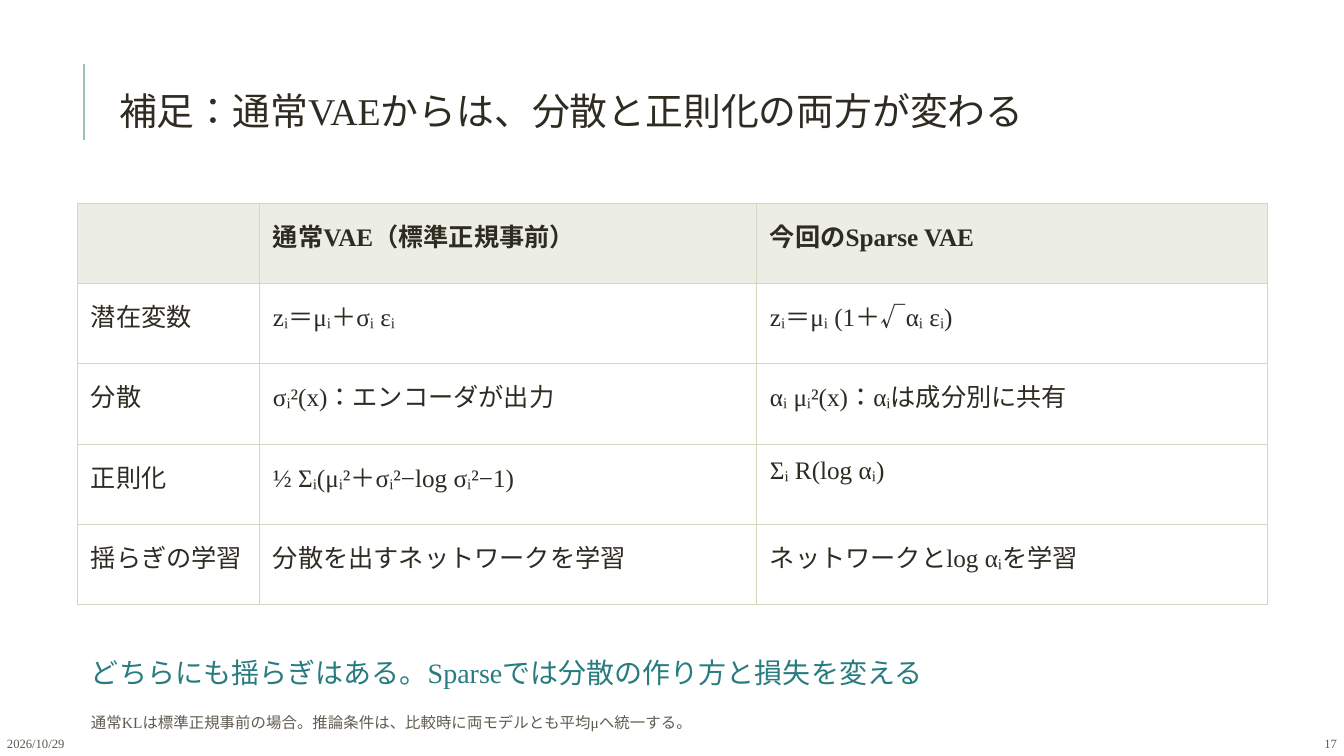
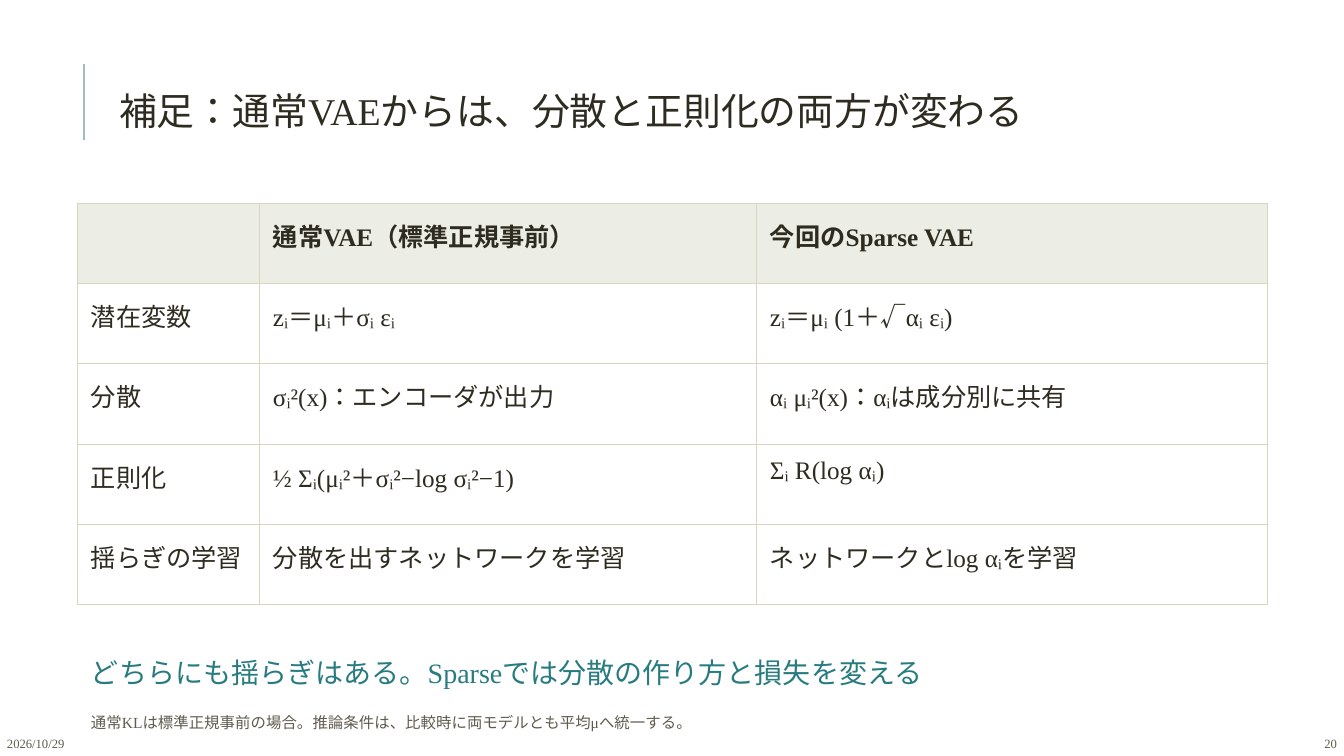
Before and after one commit to tokiyaokoshi/image-anomaly-detection, a slide deck: slide 20 of reports/sparse_vae_theory/Sparse_VAE_理論説明.pptx (slide 17 before the commit). Drawn at 1344x756 pixels with LibreOffice and Linux fonts; fonts in the diff are those of the drawing. Boxes give left, top, right and bottom in pixels: in the first picture for what was removed or moved away, otherwise in the second. Text is boxed around its words. In the diff, an @@ line names an element or a change of style, - is before the commit and + after.

```diff
--- a/reports/sparse_vae_theory/Sparse_VAE_理論説明.pptx
+++ b/reports/sparse_vae_theory/Sparse_VAE_理論説明.pptx
@@ text at box(1324, 739, 1337, 748): text changed @@
-17
+20
```
Also in this commit, not shown: 9 other slides changed, 3 slides added, 26 other files.
